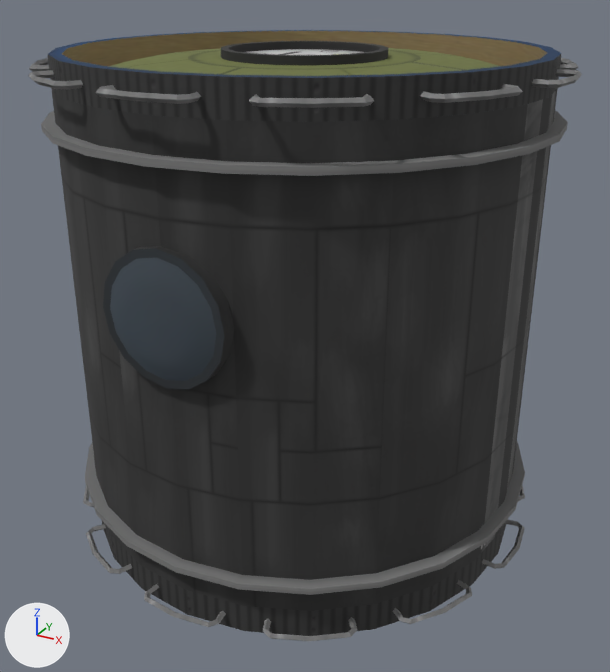
The FBX model Unity/Assets/Models/Mole18.FBX: old version first, new version second.
The view is the same before and after, from a camera (50 mm lens) standing at (1.63, -2.96, 1.29) and looking at (0.03, -0.06, -0.16). The axes (+X, +Y, +Z) are drawn at lower left. The lights are the same throughout. Objects named as collision shapes, trigger or cutter boxes, shadow casters or lower levels of detail are left out. Where no turn or scale is listed for an object, it has been applied to the vertices.

Names of what the first picture shows: 'BarrelBand002', 'BarrelBand003', 'CrewPort', 'Cylinder003', 'EndCap001', 'LadderRung082', 'LadderRung083', 'LadderRung084', 'TankSleeve001', 'TankSleeve002', 'Window003', 'WindowFrame003'.
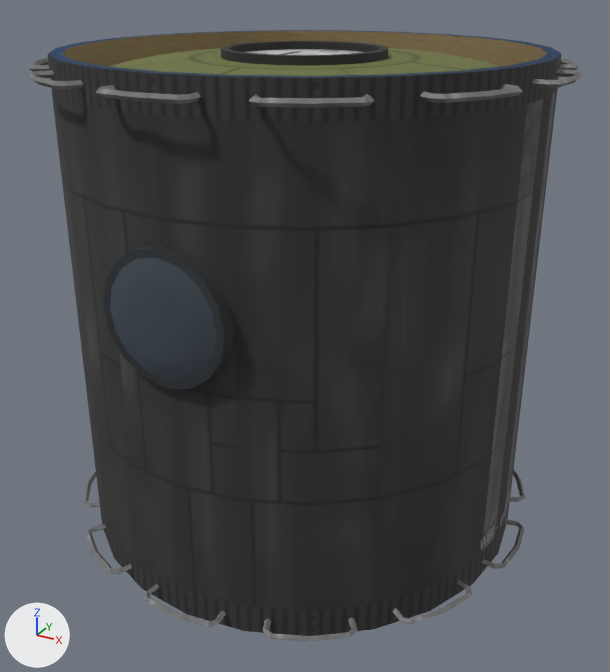
Location of each change, (x1, y1, x2, y2) in pixels of the pictures (610 x 672 px):
'BarrelBand002', deleted: before (85, 442, 525, 595)
'BarrelBand003', deleted: before (41, 111, 568, 176)

The change in detail:
Object 'BarrelBand003' (ob_barrelband003) is deleted.
Object 'BarrelBand002' (ob_barrelband002) is deleted.
